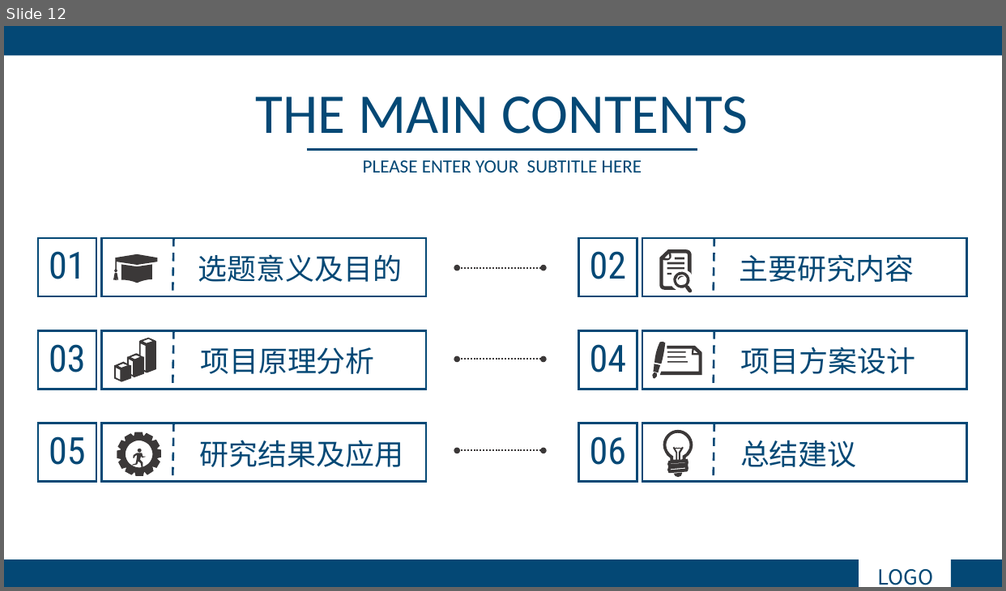
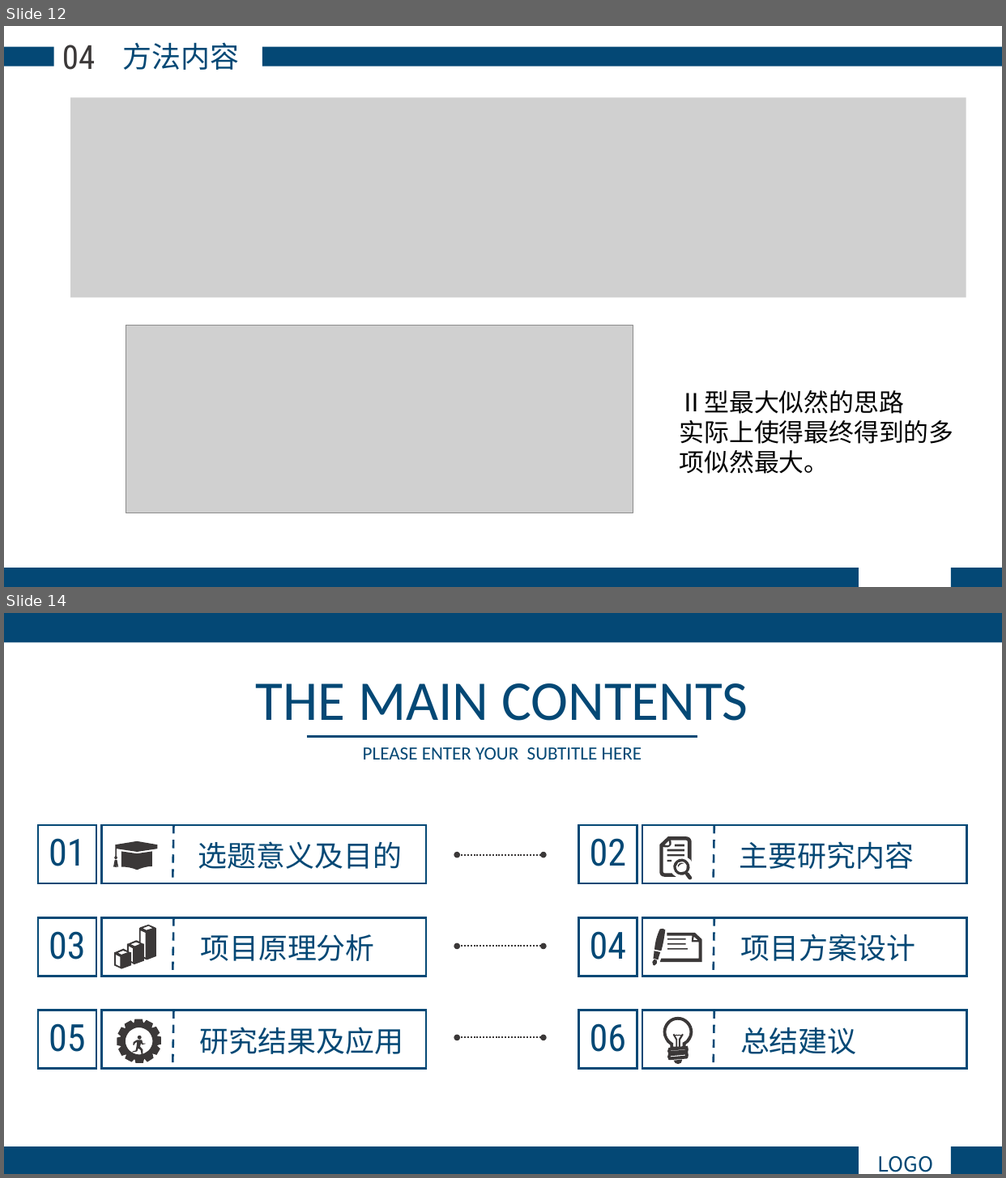
Before and after one commit to phuan-s/remote-repo, a slide deck: 研一上论文分享.pptx. Shown one above the other, each under a label of ours: slide 12 before the commit, slides 12 and 14 after it; the slides between them are not shown. The pictures are 1006x591 and 1006x1178 pixels, drawn with LibreOffice and Linux fonts; fonts in the diff are those of the drawing; grey boxes stand for pictures. Boxes give left, top, right and bottom in pixels: in the first picture for what was removed or moved away, otherwise in the second. Text is boxed around its words. In the diff, an @@ line names an element or a change of style, - is before the commit and + after.

```diff
--- a/研一上论文分享.pptx
+++ b/研一上论文分享.pptx
@@ slide 12 added at box(4, 26, 1002, 587), background #FFFFFF @@
@@ rectangle added at box(4, 47, 54, 66), fill #044875 @@
@@ text added at box(62, 45, 95, 70), 32 pt, text #3B3838 @@
+04
@@ text added at box(123, 42, 240, 70), 28 pt, text #044875 @@
+方法内容
@@ rectangle added at box(262, 47, 1002, 66), fill #044875 @@
@@ picture added at box(70, 97, 967, 297) @@
@@ picture added at box(126, 326, 633, 514) @@
@@ text added at box(680, 390, 954, 474), 24 pt, text #000000 @@
+Ⅱ型最大似然的思路
+实际上使得最终得到的多项似然最大。
@@ rectangle added at box(4, 568, 859, 587), fill #044875 @@
@@ rectangle added at box(951, 568, 1002, 587), fill #044875 @@
@@ what was slide 12 is now slide 14 @@
```
Also in this commit, not shown: 2 slides changed, 1 other slide added, 13 other files.
